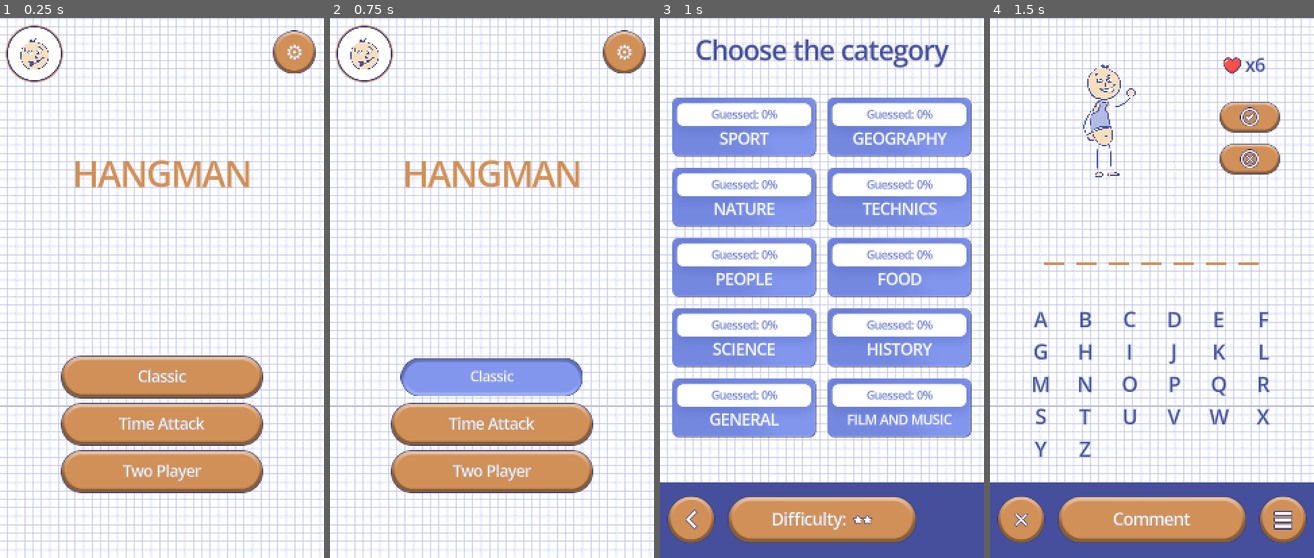
Above: before the commit, frames 1-4 (left to right).
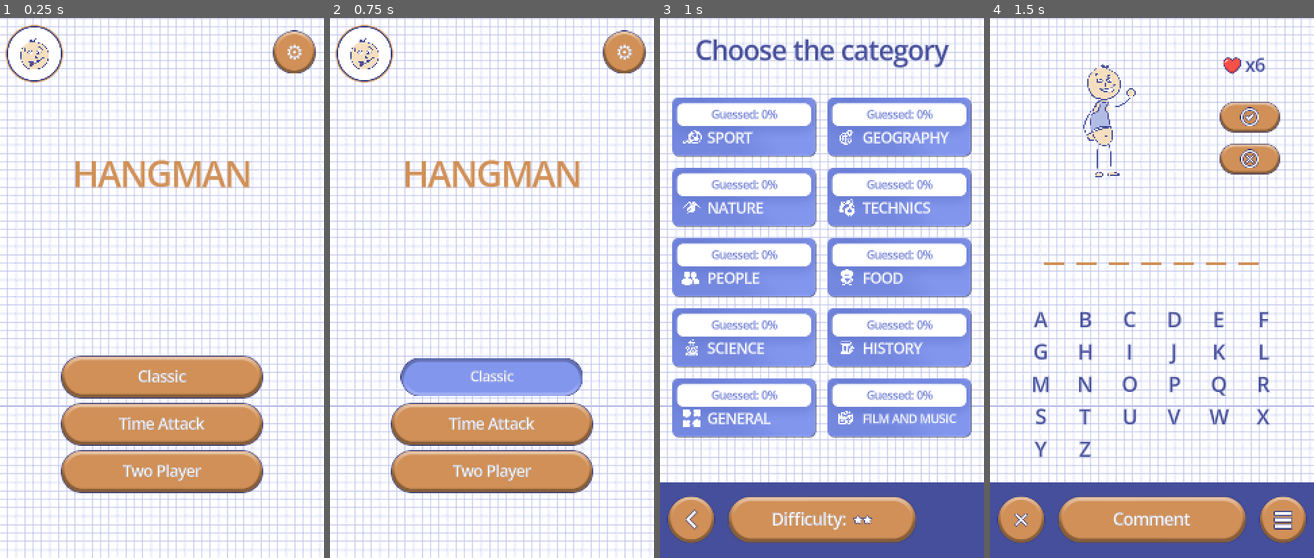
Above: after the commit, the same moments.

Repository: trinarr/hangman20_godot
Game: Godot game, scene res://scenes/Main.tscn
The game is run twice, just before and just after one commit, with the same random seed, the same clock (stepped at 60 frames per second) and the same inputs.
Inputs (mouse positions are in pixels of both pictures, inside the frame that each line leads up to):
- Up to frame 1 (0.25 s): no input
- Up to frame 2 (0.75 s): tap Enter at 0.5 s; move the mouse to (475, 396) at 0.52 s; click (475, 396) at 0.67 s
- Up to frame 3 (1 s): no input
- Up to frame 4 (1.5 s): click (1074, 126) at 1.27 s

Frames 1-2 are identical in both runs. In frame 3, 4.3% of the frame differs, in the area x 6-92%, y 20-76%; in frame 4, nothing differs.

Commit message:
Добавил иконки тем

Diff:
--- a/scripts/main.gd
+++ b/scripts/main.gd
@@ -65,6 +65,28 @@
 const HERO_BADGE_TAIL_TEXTURE: Texture2D = preload("res://flash_assets/_________________2_png.png")
 const THEME_CARD_TEXTURE: Texture2D = preload("res://flash_assets/theme_card_user_239x90.png")
 const THEME_CARD_PROGRESS_TEXTURE: Texture2D = preload("res://flash_assets/theme_card_progress_user_239x65.png")
+const THEME_ICON_SPORT_TEXTURE: Texture2D = preload("res://flash_assets/theme_icons/theme_icon_sport.png")
+const THEME_ICON_GEOGRAPHY_TEXTURE: Texture2D = preload("res://flash_assets/theme_icons/theme_icon_geography.png")
+const THEME_ICON_NATURE_TEXTURE: Texture2D = preload("res://flash_assets/theme_icons/theme_icon_nature.png")
+const THEME_ICON_TECHNICS_TEXTURE: Texture2D = preload("res://flash_assets/theme_icons/theme_icon_technics.png")
+const THEME_ICON_PEOPLE_TEXTURE: Texture2D = preload("res://flash_assets/theme_icons/theme_icon_people.png")
+const THEME_ICON_FOOD_TEXTURE: Texture2D = preload("res://flash_assets/theme_icons/theme_icon_food.png")
+const THEME_ICON_SCIENCE_TEXTURE: Texture2D = preload("res://flash_assets/theme_icons/theme_icon_science.png")
+const THEME_ICON_HISTORY_TEXTURE: Texture2D = preload("res://flash_assets/theme_icons/theme_icon_history.png")
+const THEME_ICON_GENERAL_TEXTURE: Texture2D = preload("res://flash_assets/theme_icons/theme_icon_general.png")
+const THEME_ICON_FILM_MUSIC_TEXTURE: Texture2D = preload("res://flash_assets/theme_icons/theme_icon_film_music.png")
+const THEME_ICON_TEXTURES: Array[Texture2D] = [
+	THEME_ICON_SPORT_TEXTURE,
+	THEME_ICON_GEOGRAPHY_TEXTURE,
+	THEME_ICON_NATURE_TEXTURE,
+	THEME_ICON_TECHNICS_TEXTURE,
+	THEME_ICON_PEOPLE_TEXTURE,
+	THEME_ICON_FOOD_TEXTURE,
+	THEME_ICON_SCIENCE_TEXTURE,
+	THEME_ICON_HISTORY_TEXTURE,
+	THEME_ICON_GENERAL_TEXTURE,
+	THEME_ICON_FILM_MUSIC_TEXTURE,
+]
 const HINT_ICON_CHECK_TEXTURE: Texture2D = preload("res://flash_assets/user_hint_check_circle_uploaded.png")
 const HINT_ICON_CROSS_TEXTURE: Texture2D = preload("res://flash_assets/user_hint_cross_circle_uploaded.png")
 const LIFE_HEART_ICON_TEXTURE: Texture2D = preload("res://flash_assets/life_heart_icon.png")
@@ -807,6 +829,11 @@
 func _art_stage_size(texture: Texture2D) -> Vector2:
 	return texture.get_size() / ART_SOURCE_SCALE
 
+func _theme_icon_texture(theme_index: int) -> Texture2D:
+	if theme_index < 0 or theme_index >= THEME_ICON_TEXTURES.size():
+		return null
+	return THEME_ICON_TEXTURES[theme_index]
+
 func show_theme_select() -> void:
 	_remove_difficulty_popup()
 	# Build the category screen without the converted GameTemi symbol. That
@@ -854,8 +881,13 @@
 			progress_holder.z_index = 10
 
 		var theme_name: String = Database.get_theme_name(i).to_upper()
+		var theme_icon_texture: Texture2D = _theme_icon_texture(i)
+		var theme_icon: Control = null
+		if theme_icon_texture != null:
+			theme_icon = _stage_texture(Rect2(x + 10.0, y + 41.0, 34.0, 34.0), theme_icon_texture)
+			theme_icon.z_index = 11
 		var title_font_size: int = 16 if compact_grid else 21
-		var title_label := _stage_label(Rect2(x + 6.0, y + 45.0, card_width - 12.0, 37.0), theme_name, title_font_size, Color.WHITE)
+		var title_label := _stage_label(Rect2(x + 48.0, y + 43.0, card_width - 56.0, 39.0), theme_name, title_font_size, Color.WHITE, HORIZONTAL_ALIGNMENT_LEFT)
 		title_label.clip_text = false
 		title_label.add_theme_color_override("font_outline_color", Color(0.42, 0.49, 0.82, 1.0))
 		title_label.add_theme_constant_override("outline_size", 2)
@@ -867,6 +899,8 @@
 			card.modulate = Color(1.0, 1.0, 1.0, 0.45)
 			progress_back.modulate = Color(1.0, 1.0, 1.0, 0.45)
 			progress_label.modulate = Color(1.0, 1.0, 1.0, 0.45)
+			if theme_icon_texture != null:
+				theme_icon.modulate = Color(1.0, 1.0, 1.0, 0.45)
 			title_label.modulate = Color(1.0, 1.0, 1.0, 0.45)
 
 		var action: Callable = Callable(self, "_show_clear_theme_popup").bind(i) if completed else Callable(self, "start_classic_game").bind(i)
--- a/scripts/main_portrait.gd
+++ b/scripts/main_portrait.gd
@@ -351,8 +351,13 @@
 		var progress_label := _stage_label(Rect2(x + 8.0, y + 7.0 + THEME_PROGRESS_TEXT_OPTICAL_OFFSET_Y, 198.0, 44.0), progress_text, 16, Color(0.43, 0.49, 0.83, 1.0))
 		progress_label.clip_text = false
 		var theme_name: String = Database.get_theme_name(i).to_upper()
-		var title_font_size: int = 19 if theme_name.length() > 12 else 23
-		var title_label := _stage_label(Rect2(x + 6.0, y + 44.0, 202.0, 36.0), theme_name, title_font_size, Color.WHITE)
+		var theme_icon_texture: Texture2D = _theme_icon_texture(i)
+		var theme_icon: Control = null
+		if theme_icon_texture != null:
+			theme_icon = _stage_texture(Rect2(x + 12.0, y + 42.0, 34.0, 34.0), theme_icon_texture)
+			theme_icon.z_index = 11
+		var title_font_size: int = 17 if theme_name.length() > 12 else 21
+		var title_label := _stage_label(Rect2(x + 52.0, y + 41.0, 152.0, 38.0), theme_name, title_font_size, Color.WHITE, HORIZONTAL_ALIGNMENT_LEFT)
 		title_label.clip_text = false
 		title_label.add_theme_color_override("font_outline_color", Color(0.42, 0.49, 0.82, 1.0))
 		title_label.add_theme_constant_override("outline_size", 2)
@@ -360,6 +365,8 @@
 			card.modulate = Color(1.0, 1.0, 1.0, 0.45)
 			progress_back.modulate = Color(1.0, 1.0, 1.0, 0.45)
 			progress_label.modulate = Color(1.0, 1.0, 1.0, 0.45)
+			if theme_icon != null:
+				theme_icon.modulate = Color(1.0, 1.0, 1.0, 0.45)
 			title_label.modulate = Color(1.0, 1.0, 1.0, 0.45)
 		var action: Callable = Callable(self, "_show_clear_theme_popup").bind(i) if completed else Callable(self, "start_classic_game").bind(i)
 		var theme_button := _stage_button(Rect2(x, y, 214.0, 88.0), action, "")
Binary file added: flash_assets/theme_icons/theme_icon_film_music.png
Not shown, added: flash_assets/theme_icons/theme_icon_film_music.png.import
Binary file added: flash_assets/theme_icons/theme_icon_food.png
Not shown, added: flash_assets/theme_icons/theme_icon_food.png.import
Binary file added: flash_assets/theme_icons/theme_icon_general.png
Not shown, added: flash_assets/theme_icons/theme_icon_general.png.import
Binary file added: flash_assets/theme_icons/theme_icon_geography.png
Not shown, added: flash_assets/theme_icons/theme_icon_geography.png.import
Binary file added: flash_assets/theme_icons/theme_icon_history.png
Not shown, added: flash_assets/theme_icons/theme_icon_history.png.import
Binary file added: flash_assets/theme_icons/theme_icon_nature.png
Not shown, added: flash_assets/theme_icons/theme_icon_nature.png.import
(and 8 more such lines)
